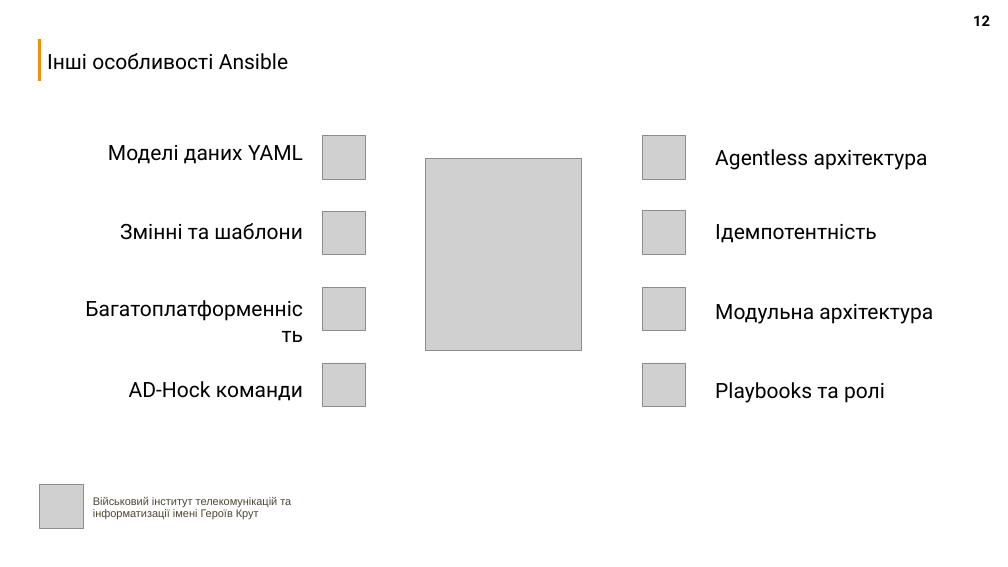
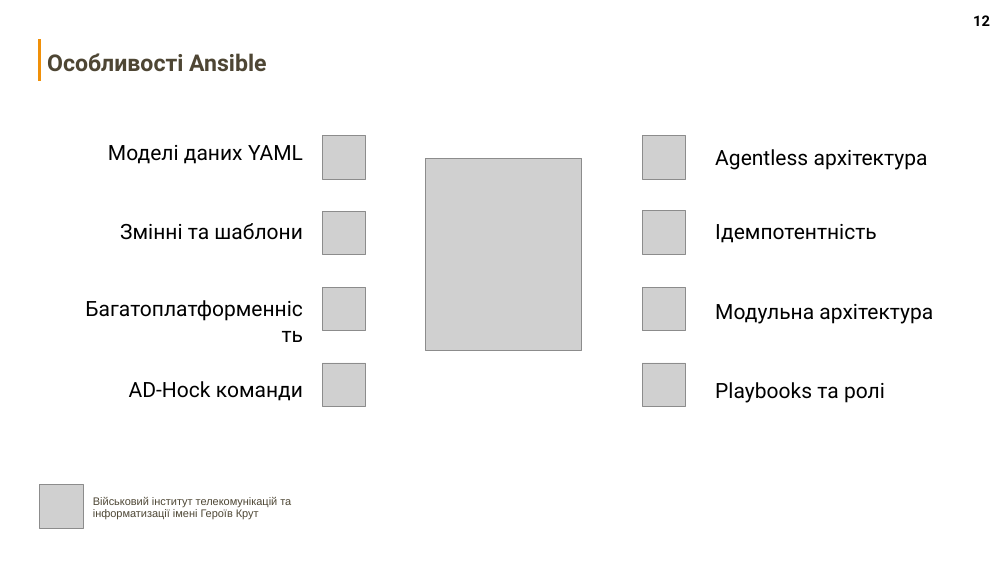
Before and after one commit to n1ta8080/diploma, a slide deck: slide 12 of презентація диплом.pptx. Drawn at 1008x567 pixels with LibreOffice and Linux fonts; fonts in the diff are those of the drawing; grey boxes stand for pictures. Boxes give left, top, right and bottom in pixels: in the first picture for what was removed or moved away, otherwise in the second. Text is boxed around its words. In the diff, an @@ line names an element or a change of style, - is before the commit and + after.

```diff
--- a/презентація диплом.pptx
+++ b/презентація диплом.pptx
@@ text at box(47, 53, 266, 72): text changed; size 20 to 22 pt; text colour #000000 to #4E4634; bold on @@
-Інші особливості Ansible
+Особливості Ansible
```
Also in this commit, not shown: 12 other slides changed, 5 other files.
